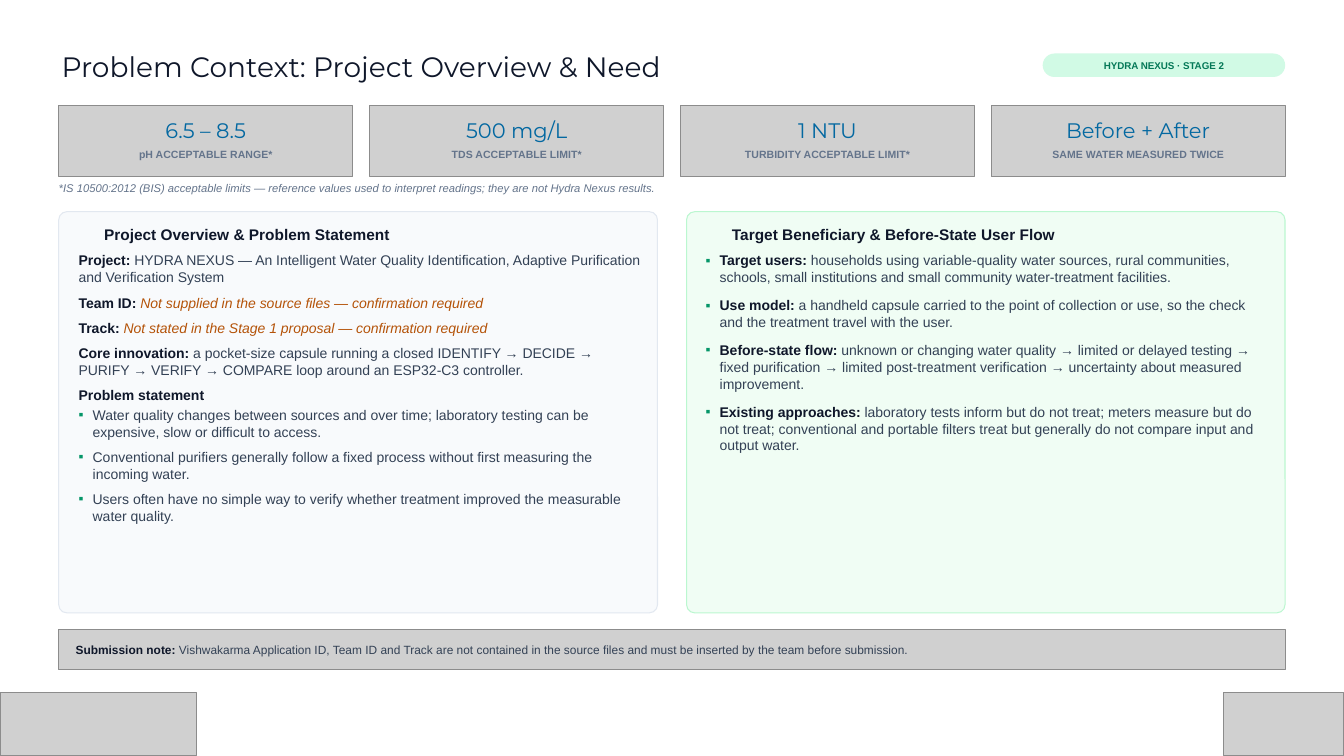
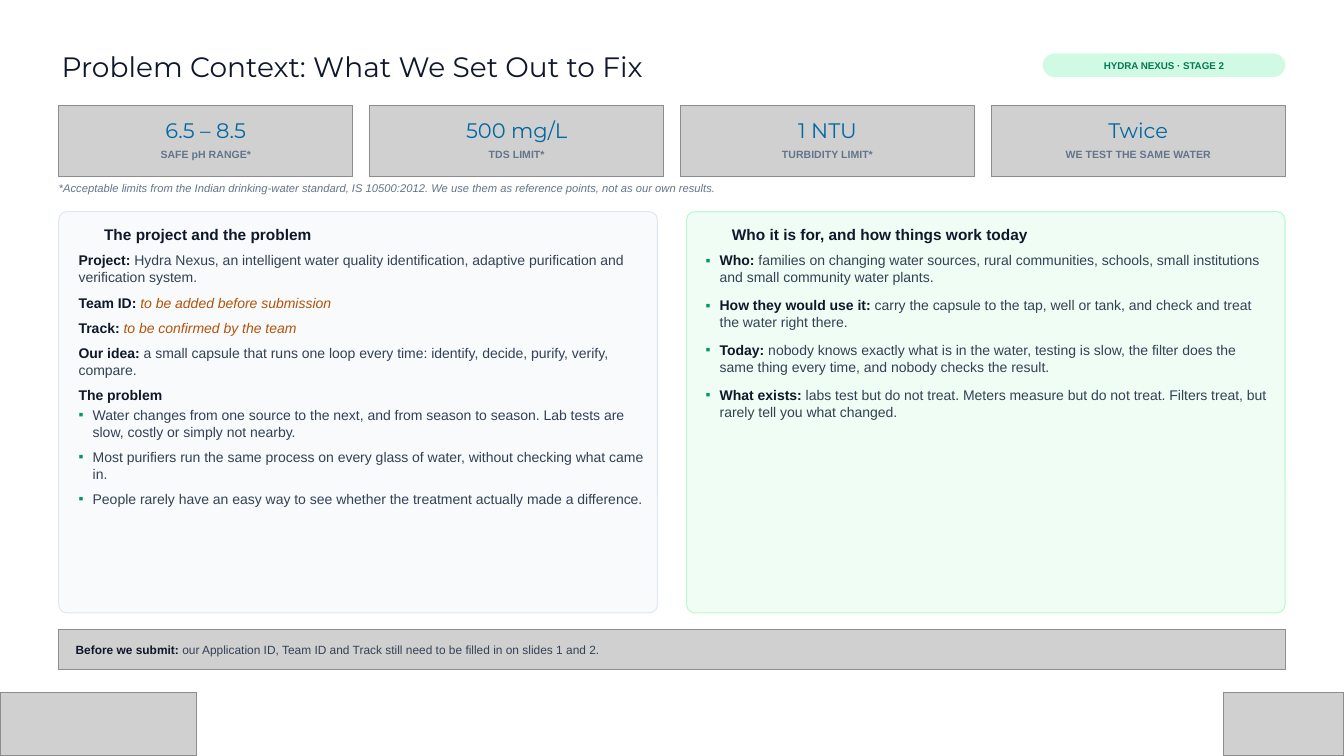
Before and after one commit to Abishekkishore-byte/hydra-nexus, a slide deck: slide 2 of docs/Hydra_Nexus_Vishwakarma_Stage2_Submission.pptx. Drawn at 1344x756 pixels with LibreOffice and Linux fonts; fonts in the diff are those of the drawing; grey boxes stand for pictures; background and template pictures are left out. Boxes give left, top, right and bottom in pixels: in the first picture for what was removed or moved away, otherwise in the second. Text is boxed around its words. In the diff, an @@ line names an element or a change of style, - is before the commit and + after.

```diff
--- a/docs/Hydra_Nexus_Vishwakarma_Stage2_Submission.pptx
+++ b/docs/Hydra_Nexus_Vishwakarma_Stage2_Submission.pptx
@@ title at <box>62,56,642,77</box>: text changed @@
-Problem Context: Project Overview & Need
+Problem Context: What We Set Out to Fix
@@ text at <box>1108,122,1168,138</box>: text changed @@
-Before + After
+Twice
@@ text at <box>161,151,251,160</box>: text changed @@
-pH ACCEPTABLE RANGE*
+SAFE pH RANGE*
@@ text at <box>489,151,545,158</box>: text changed @@
-TDS ACCEPTABLE LIMIT*
+TDS LIMIT*
@@ text at <box>782,151,873,158</box>: text changed @@
-TURBIDITY ACCEPTABLE LIMIT*
+TURBIDITY LIMIT*
@@ text at <box>1066,151,1210,158</box>: text changed @@
-SAME WATER MEASURED TWICE
+WE TEST THE SAME WATER
@@ text at <box>59,184,715,195</box>: text changed @@
-*IS 10500:2012 (BIS) acceptable limits — reference values used to interpret readings; they are not Hydra Nexus results.
+*Acceptable limits from the Indian drinking-water standard, IS 10500:2012. We use them as reference points, not as our own results.
@@ text at <box>104,229,312,243</box>: text changed @@
-Project Overview & Problem Statement
+The project and the problem
@@ text at <box>732,229,1027,243</box>: text changed @@
-Target Beneficiary & Before-State User Flow
+Who it is for, and how things work today
@@ text at <box>79,255,643,507</box>: text changed @@
-Project: HYDRA NEXUS — An Intelligent Water Quality Identification, Adaptive Purification and Verification System
-Team ID: Not supplied in the source files — confirmation required
-Track: Not stated in the Stage 1 proposal — confirmation required
-Core innovation: a pocket-size capsule running a closed IDENTIFY → DECIDE → PURIFY → VERIFY → COMPARE loop around an ESP32-C3 controller.
-Problem statement
-▪ Water quality changes between sources and over time; laboratory testing can be expensive, slow or difficult to access.
-▪ Conventional purifiers generally follow a fixed process without first measuring the incoming water.
-▪ Users often have no simple way to verify whether treatment improved the measurable water quality.
+Project: Hydra Nexus, an intelligent water quality identification, adaptive purification and verification system.
+Team ID: to be added before submission
+Track: to be confirmed by the team
+Our idea: a small capsule that runs one loop every time: identify, decide, purify, verify, compare.
+The problem
+▪ Water changes from one source to the next, and from season to season. Lab tests are slow, costly or simply not nearby.
+▪ Most purifiers run the same process on every glass of water, without checking what came in.
+▪ People rarely have an easy way to see whether the treatment actually made a difference.
@@ text at <box>720,255,1266,420</box>: text changed @@
-▪ Target users: households using variable-quality water sources, rural communities, schools, small institutions and small community water-treatment facilities.
-▪ Use model: a handheld capsule carried to the point of collection or use, so the check and the treatment travel with the user.
-▪ Before-state flow: unknown or changing water quality → limited or delayed testing → fixed purification → limited post-treatment verification → uncertainty about measured improvement.
-▪ Existing approaches: laboratory tests inform but do not treat; meters measure but do not treat; conventional and portable filters treat but generally do not compare input and output water.
+▪ Who: families on changing water sources, rural communities, schools, small institutions and small community water plants.
+▪ How they would use it: carry the capsule to the tap, well or tank, and check and treat the water right there.
+▪ Today: nobody knows exactly what is in the water, testing is slow, the filter does the same thing every time, and nobody checks the result.
+▪ What exists: labs test but do not treat. Meters measure but do not treat. Filters treat, but rarely tell you what changed.
@@ text at <box>76,645,599,657</box>: text changed @@
-Submission note: Vishwakarma Application ID, Team ID and Track are not contained in the source files and must be inserted by the team before submission.
+Before we submit: our Application ID, Team ID and Track still need to be filled in on slides 1 and 2.
```
Also in this commit, not shown: 18 other slides changed, 1 other file.
